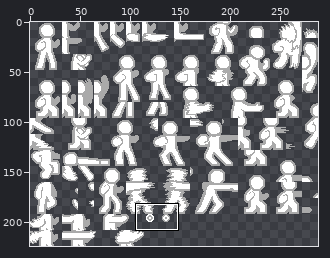
Two versions of one sprite sheet, Fighting game thing/char_sprites.png. Above: a wide view before the commit, with the close-up outlined.
Close-up. Old version:
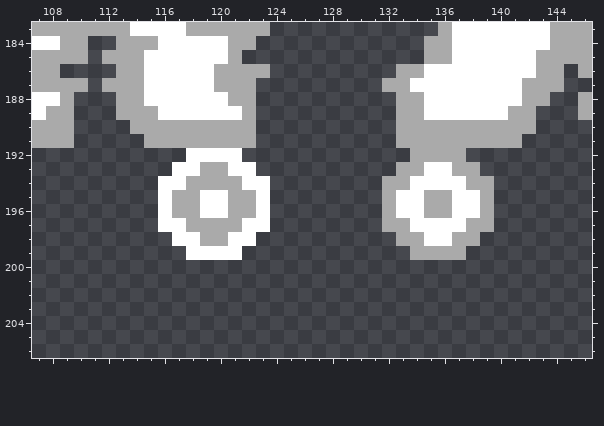
The file is 288x224 pixels. Shown: x 107..146, y 183..206.
And afterwards:
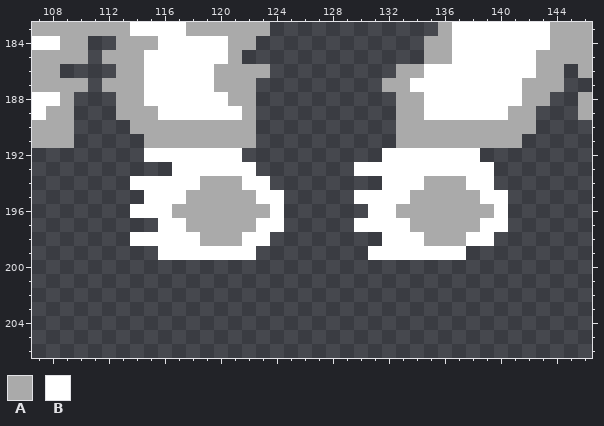
Palette (. is transparent): A #aaaaaa  B #ffffff
Diff:
Changed rows in their new state; - is an unchanged pixel.
first column x 114:
192 -BBB--------------BBBBBBB--
193 -----BB---------BBBBB--BBB-
194 BB--B-------------BB-AAABB-
195 -B-B-AA---B-----BBB-A--AABB
196 BB---AA--AB------BBAA--AA-B
197 --------A-B-----BBBBAAAA-BB
198 BBB----A-B--------BBBAA-BB-
199 --BB----B--------BBBBBBB---
Changed places in both close-ups, as pixel boxes (x1, y1, x2, y2):
changed: (130, 148, 284, 260)
changed: (354, 148, 508, 260)
